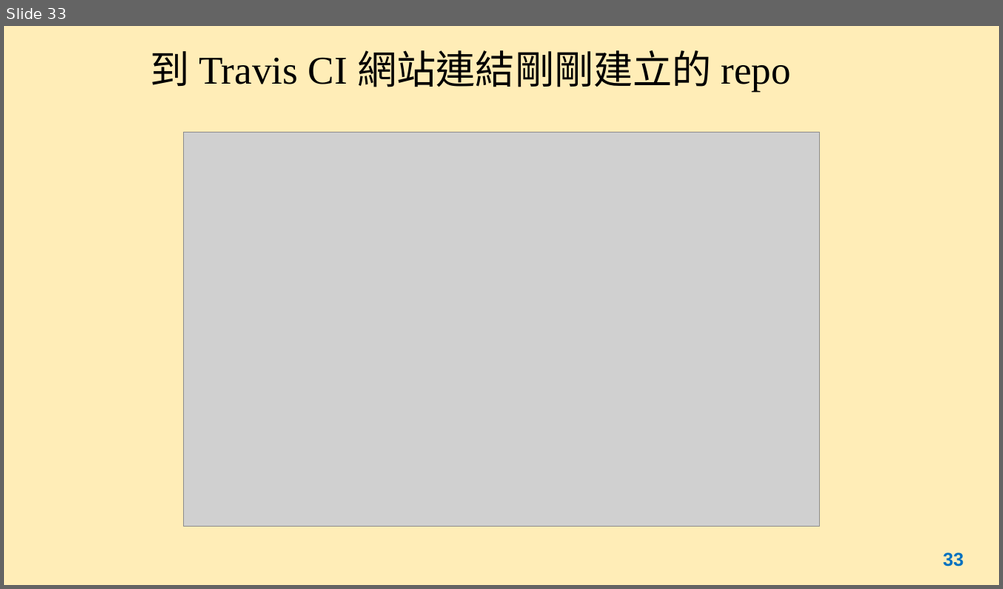
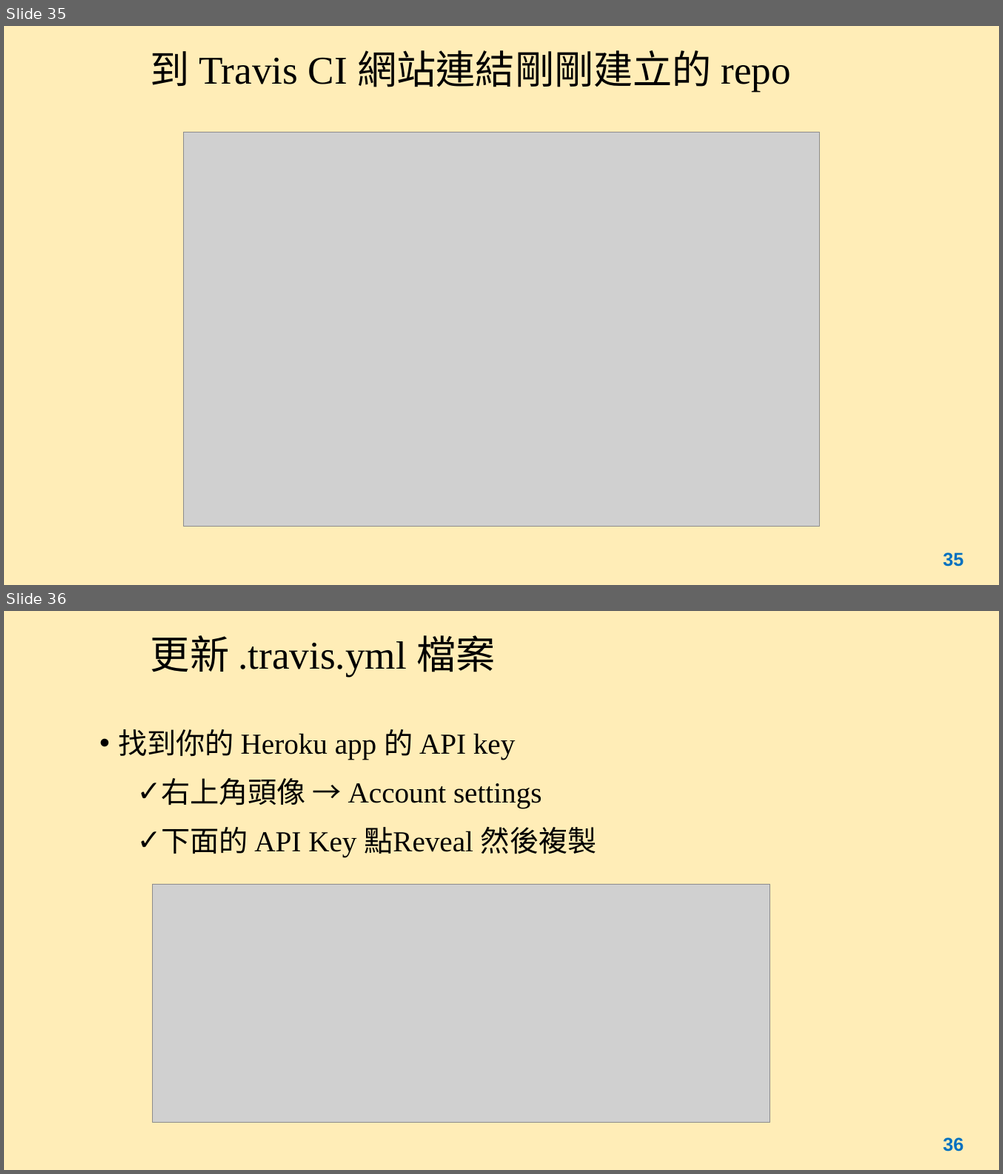
Before and after one commit to sftseng7401/ch4demo, a slide deck: myapp/Chapter4.pptx. Shown one above the other, each under a label of ours: slide 33 before the commit, slides 35 and 36 after it. The pictures are 1003x589 and 1003x1174 pixels, drawn with LibreOffice and Linux fonts; fonts in the diff are those of the drawing; grey boxes stand for pictures. Boxes give left, top, right and bottom in pixels: in the first picture for what was removed or moved away, otherwise in the second. Text is boxed around its words. In the diff, an @@ line names an element or a change of style, - is before the commit and + after.

```diff
--- a/myapp/Chapter4.pptx
+++ b/myapp/Chapter4.pptx
@@ slide 36 added at bbox=[4, 611, 999, 1170], background #FFE699 at 70% opacity @@
@@ title added at bbox=[151, 635, 495, 677], 38 pt, text #000000 @@
+更新 .travis.yml 檔案
@@ text added at bbox=[118, 729, 597, 857], 28 pt, text #000000 @@
+• 找到你的 Heroku app 的 API key
+  ✓ 右上角頭像 → Account settings
+  ✓ 下面的 API Key 點Reveal 然後複製
@@ picture added at bbox=[153, 885, 770, 1123] @@
@@ page number added at bbox=[942, 1138, 963, 1152], 18 pt, text #0070C0, bold @@
+36
@@ what was slide 33 is now slide 35 @@
@@ page number at bbox=[942, 553, 963, 567]: text changed @@
-33
+35
```
Also in this commit, not shown: 2 slides changed, 7 other slides added.
